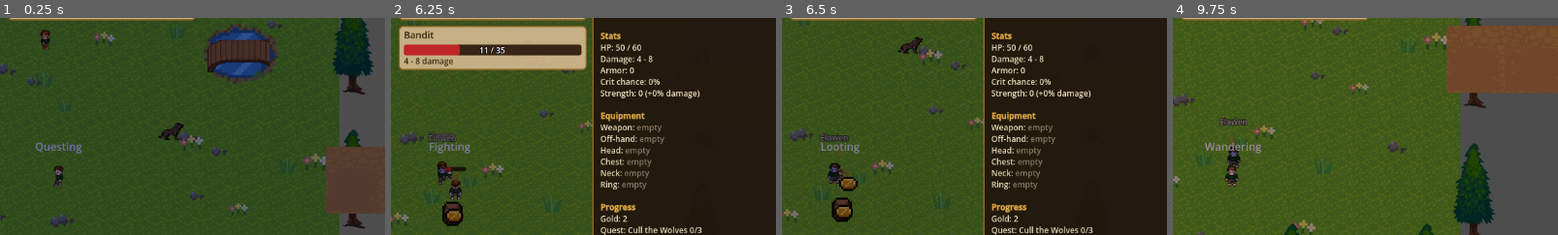
Above: before the commit, frames 1-4 (left to right).
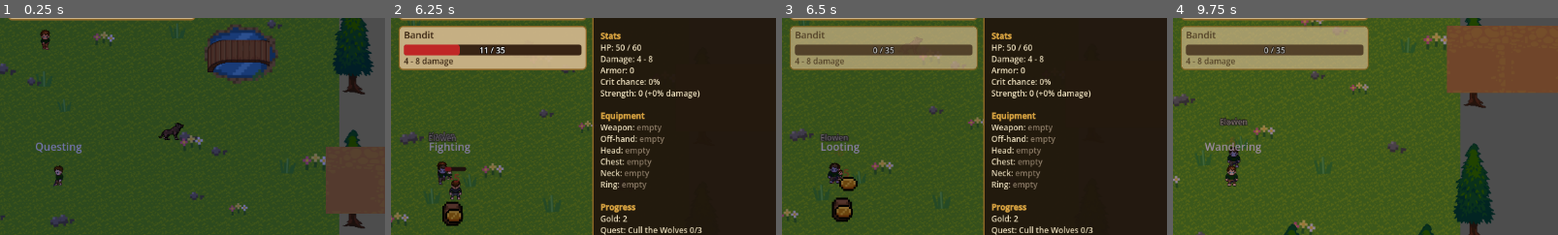
Above: after the commit, the same moments.

Repository: HexaLoid/ai-world-spectator
Game: Godot game, scene res://scenes/Main.tscn
The game is run twice, just before and just after one commit, with the same random seed, the same clock (stepped at 60 frames per second) and the same inputs.
Inputs:
- Up to frame 1 (0.25 s): no input
- Up to frame 2 (6.25 s): click "1x" at 0.5 s; click "2x" at 1.25 s; click "4x" at 2 s; click "Recenter" at 2.75 s; click "Sheet (C)" at 3.5 s; click "1x" at 4.25 s; click "2x" at 5 s; click "4x" at 5.75 s
- Up to frame 3 (6.5 s): no input
- Up to frame 4 (9.75 s): click "Recenter" at 6.5 s; click "Sheet (C)" at 7.25 s; click "1x" at 8 s; click "2x" at 8.75 s; click "4x" at 9.5 s
The pictures show only the part of the screen within x 42-92%, y 14-64%; the shares and areas given below are measured in that part.

Frames 1-2 are identical in both runs. In frame 3, 9.4% of the frame differs, in the area x 2-51%, y 3-25%; in frame 4, 9.1%.

Commit message:
Clear combat target on death and linger the target frame after a kill
Character._die() now emits combat_target_changed(null) so the frame and
enemy bar do not keep showing the old enemy. The target frame stays up
for 0.8s (bar at 0, dimmed) when its target dies or is lost, so one-hit
kills are readable. A tracking flag detects a freed target because a
freed Object compares equal to null.

Co-Authored-By: Claude Sonnet 5 <noreply@anthropic.com>

Diff:
--- a/scripts/entities/character.gd
+++ b/scripts/entities/character.gd
@@ -407,6 +407,7 @@
 func _die() -> void:
 	is_dead = true
 	deaths += 1
+	_update_combat_target(null)
 	GameState.log_event("Character died - respawning")
 	visible = false
 	set_physics_process(false)
--- a/scripts/ui/target_frame.gd
+++ b/scripts/ui/target_frame.gd
@@ -6,6 +6,10 @@
 ## frame so no enemy-side changes are needed.
 
 const BAR_SIZE := Vector2(264, 16)
+## Seconds the frame stays up (bar at 0) after the target dies or is lost, so
+## one-hit kills are readable.
+const LINGER_S := 0.8
+const LINGER_MODULATE := Color(1, 1, 1, 0.75)
 
 @onready var name_label: Label = $NameLabel
 @onready var hp_bar: ProgressBar = $HPBar
@@ -13,6 +17,11 @@
 @onready var damage_label: Label = $DamageLabel
 
 var target: Node2D = null
+var linger_left := 0.0
+var last_max_hp := 0
+# True while a live enemy is being shown. A freed enemy compares equal to null,
+# so this flag (not `target != null`) detects that the target has died.
+var tracking := false
 
 func _ready() -> void:
 	# Godot resets a ProgressBar's scene-declared size during its internal
@@ -22,25 +31,50 @@
 	GameState.combat_target_changed.connect(_on_combat_target_changed)
 
 func _on_combat_target_changed(new_target: Node2D) -> void:
-	target = new_target
-	visible = target != null
-	if target == null:
+	# is_instance_valid first: a freed Object compares equal to null.
+	if is_instance_valid(new_target):
+		target = new_target
+		tracking = true
+		linger_left = 0.0
+		modulate = Color(1, 1, 1, 1)
+		visible = true
+		var elite_tag := " (Elite)" if target.guaranteed_drop_id != "" else ""
+		name_label.text = "%s%s" % [target.enemy_name, elite_tag]
+		damage_label.text = "%d - %d damage" % [target.attack_damage_min, target.attack_damage_max]
+		_update_hp()
 		return
-	var elite_tag := " (Elite)" if target.guaranteed_drop_id != "" else ""
-	name_label.text = "%s%s" % [target.enemy_name, elite_tag]
-	damage_label.text = "%d - %d damage" % [target.attack_damage_min, target.attack_damage_max]
-	_update_hp()
+	if visible:
+		_start_linger()
+	else:
+		target = null
+		tracking = false
 
-func _process(_delta: float) -> void:
-	# A freed enemy compares equal to null, so test is_instance_valid first
-	# (a plain null check would return early and leave the frame showing).
-	if not is_instance_valid(target):
-		target = null
-		visible = false
+func _process(delta: float) -> void:
+	if is_instance_valid(target):
+		_update_hp()
 		return
-	_update_hp()
+	if tracking:
+		# Enemy was freed while still our target (it died).
+		_start_linger()
+		return
+	if linger_left > 0.0:
+		linger_left -= delta
+		if linger_left <= 0.0:
+			linger_left = 0.0
+			visible = false
+			modulate = Color(1, 1, 1, 1)
+
+func _start_linger() -> void:
+	target = null
+	tracking = false
+	linger_left = LINGER_S
+	hp_bar.value = 0
+	hp_text.text = "0 / %d" % last_max_hp
+	modulate = LINGER_MODULATE
+	visible = true
 
 func _update_hp() -> void:
+	last_max_hp = int(target.max_hp)
 	hp_bar.max_value = target.max_hp
 	hp_bar.value = target.hp
 	hp_text.text = "%d / %d" % [target.hp, target.max_hp]
